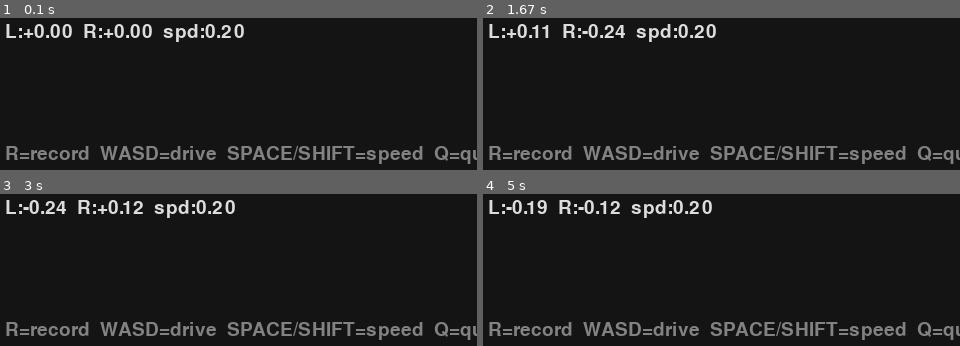
Above: before the commit, frames 1-4 (two rows, left to right).
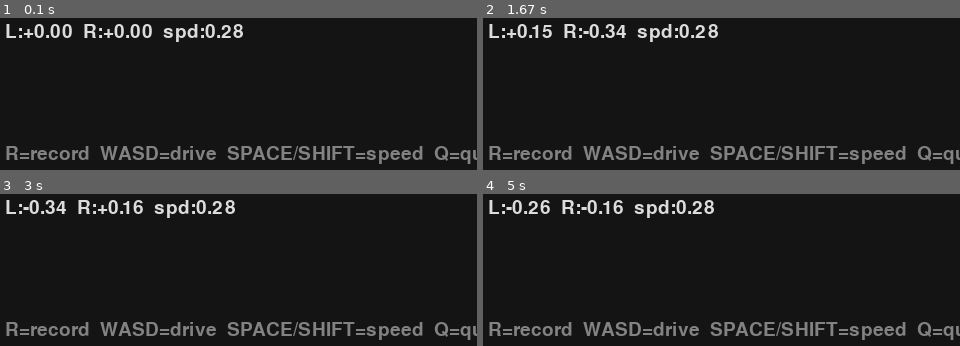
Above: after the commit, the same moments.

Repository: hchap1/drc
Game: pygame game, started from collect_data.py
Two runs of this game, one before a commit and one after it. Both use one fixed random seed, a clock stepped at 60 frames per second and the inputs below.
Inputs:
- Up to frame 1 (0.1 s): no input
- Up to frame 2 (1.67 s): hold D 0.33-0.8 s; hold W 0.83-1.13 s; hold D 1.17-1.63 s
- Up to frame 3 (3 s): hold A 1.67-2.2 s; hold S 2.23-2.53 s; hold A 2.57-2.97 s
- Up to frame 4 (5 s): hold D 3.4-4.03 s; hold S 4.07-4.43 s; hold A 4.47-4.93 s; hold D from 4.97 s (still down)

The runs differ from the first frame. In frame 1, 0.1% of the frame differs, in the area x 48-52%, y 3-14%; in frame 2, 1.4%; in frame 3, 0.3%; in frame 4, 2.2%, in the area x 9-49%, y 3-16%.

Commit message:
tweak: speed 0.2→0.28
Co-Authored-By: Claude Sonnet 4.6 <noreply@anthropic.com>

Diff:
--- a/collect_data.py
+++ b/collect_data.py
@@ -24,7 +24,7 @@
 
 JETSON_IP    = '192.168.4.2'
 LABEL_PORT   = 5009
-SPEED        = 0.2        # starting speed (SPACE/LSHIFT adjust)
+SPEED        = 0.28       # starting speed (SPACE/LSHIFT adjust)
 STEER_OUTER  = 1.7        # outside wheel boost during turn
 STEER_INNER  = -1.5       # inside wheel — negative overrides W so it reverses even mid-drive
 RAMP_UP      = 0.2        # seconds: 0 → full (press)
